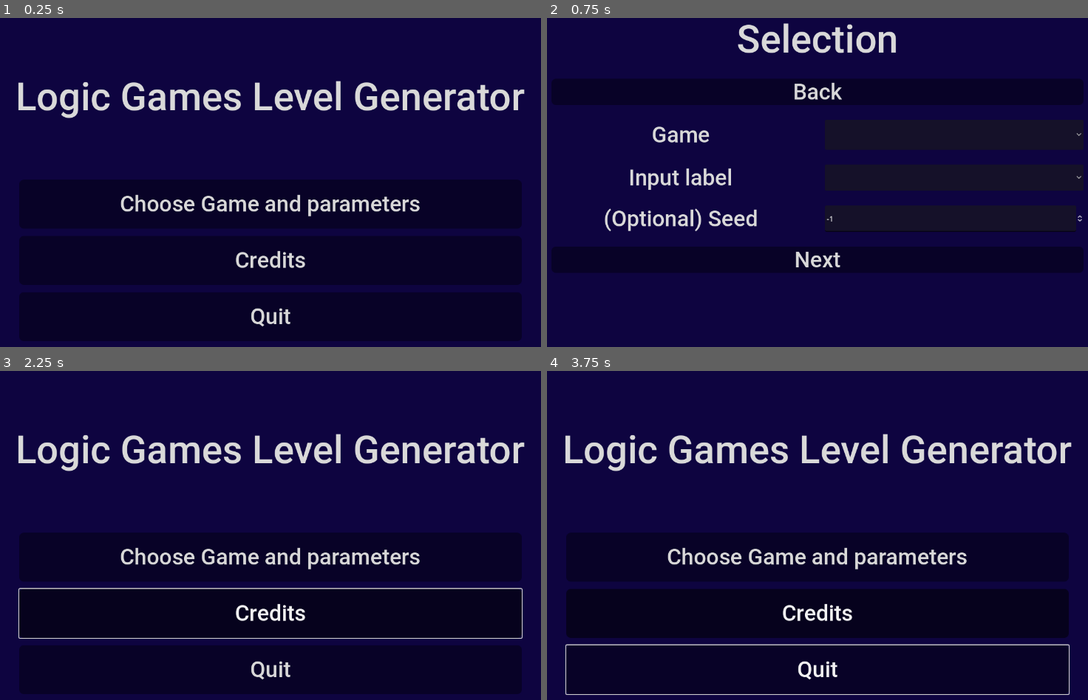
Above: before the commit, frames 1-4 (two rows, left to right).
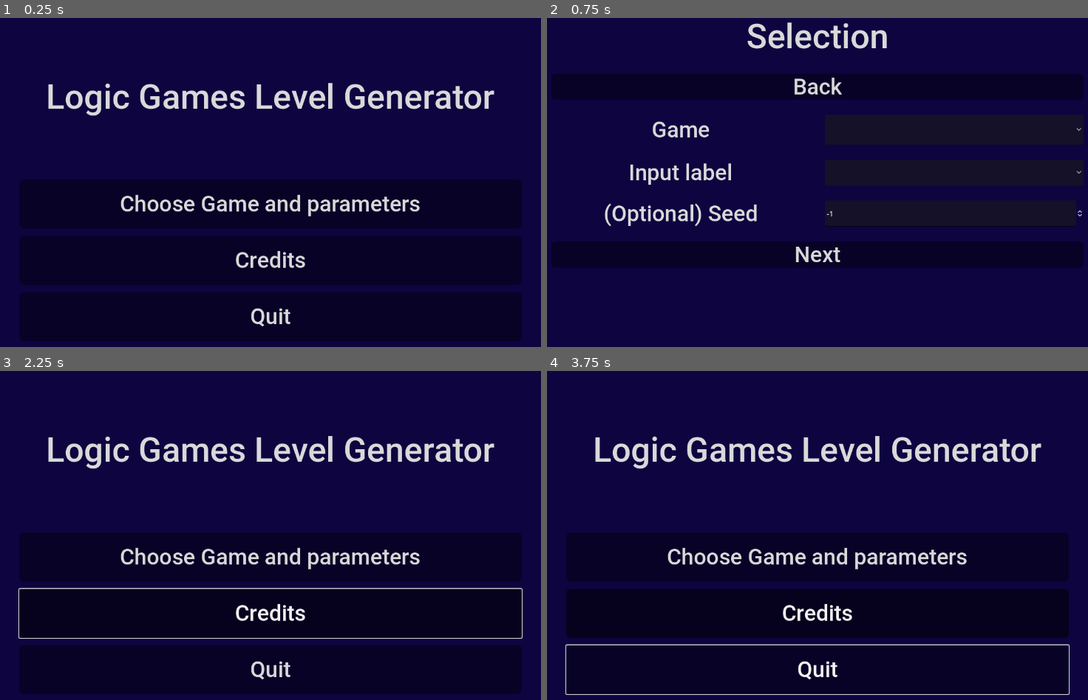
Above: after the commit, the same moments.

Repository: mwegrzyn2311/Procedural-Level-Generation
Game: Godot game, scene res://UI/Menu/main_menu.tscn
Two runs of this game, one before a commit and one after it. Both use one fixed random seed, a clock stepped at 60 frames per second and the inputs below.
Inputs:
- Up to frame 1 (0.25 s): no input
- Up to frame 2 (0.75 s): click "Choose Game and parameters" at 0.5 s
- Up to frame 3 (2.25 s): click "Back" at 1.25 s; click "Credits" at 2 s
- Up to frame 4 (3.75 s): hold Right (ui_right) 2.78-3.53 s; hold Down (ui_down) from 3.53 s (still down)

The runs differ from the first frame. In frame 1, 3.7% of the frame differs, in the area x 3-97%, y 19-31%; in frame 2, 9.6%, in the area x 0-100%, y 1-78%; in frame 3, 3.7%; in frame 4, 3.7%.

Commit message:
Refactor supaplex params ui a bit

Diff:
--- a/Common/NAVIGATION.gd
+++ b/Common/NAVIGATION.gd
@@ -7,12 +7,15 @@
 var GAME_TO_SCENE: Dictionary = {
 	CONSTANTS.SupportedGames.BOULDER_DASH : "res://Games/Supaplex/Board/board.tscn"
 }
-var GAME_TO_PARAM_SELECTION: Dictionary = {
-	CONSTANTS.SupportedGames.BOULDER_DASH : "res://Games/Supaplex/UI/ParamSelection/supaplex_params_menu.tscn"
+var GAME_TO_ALGO_TO_PARAM_SELECTION: Dictionary = {
+	CONSTANTS.SupportedGames.BOULDER_DASH : {
+		CONSTANTS.SupportedAlgos.TEMPLATE_BASED: "res://UI/GameUI/Supaplex/supaplex_template_based_params_menu.tscn"
+	}
 }
 
-func getGameScene(game: CONSTANTS.SupportedGames):
+# TODO: Will require algo once there is more than one
+func getGameScene(game: CONSTANTS.SupportedGames) -> String:
 	return GAME_TO_SCENE.get(game)
 
-func getParamsSelectionMenu(game: CONSTANTS.SupportedGames):
-	return GAME_TO_PARAM_SELECTION.get(game)
+func getParamsSelectionMenu(game: CONSTANTS.SupportedGames, algo: CONSTANTS.SupportedAlgos) -> String:
+	return GAME_TO_ALGO_TO_PARAM_SELECTION.get(game).get(algo)
--- a/Games/Supaplex/UI/ParamSelection/supaplex_params_menu.tscn
+++ /dev/null
@@ -1,73 +0,0 @@
-[gd_scene load_steps=6 format=3 uid="uid://cluh1fstbfxsx"]
-
-[ext_resource type="PackedScene" uid="uid://dqcm14c5mumdg" path="res://UI/Menu/basic_menu.tscn" id="1_0hq47"]
-[ext_resource type="PackedScene" uid="uid://bjm1tvhsv2q8e" path="res://UI/Menu/controls/input_label.tscn" id="2_4vwx6"]
-[ext_resource type="Script" path="res://Games/Supaplex/UI/ParamSelection/supaplex_params_menu.gd" id="2_n23i0"]
-[ext_resource type="PackedScene" uid="uid://dkmr2v1p6mjdq" path="res://UI/Menu/controls/menu_button.tscn" id="4_d0ntp"]
-[ext_resource type="PackedScene" uid="uid://bhyhaf02ctar5" path="res://UI/Menu/controls/numeric_input.tscn" id="5_4b1fo"]
-
-[node name="SupaplexParamsMenu" instance=ExtResource("1_0hq47")]
-script = ExtResource("2_n23i0")
-
-[node name="Background" parent="." index="0"]
-layout_mode = 3
-
-[node name="Margin" parent="." index="1"]
-layout_mode = 3
-
-[node name="Contents" parent="Margin" index="0"]
-layout_mode = 3
-
-[node name="Title" parent="Margin/Contents" index="0"]
-layout_mode = 3
-text = "Input params for Boulder Dash"
-
-[node name="Interactive" parent="Margin/Contents" index="1"]
-layout_mode = 3
-
-[node name="VBoxContainer" parent="Margin/Contents/Interactive" index="0"]
-layout_mode = 3
-
-[node name="BackButton" parent="Margin/Contents/Interactive/VBoxContainer" index="0" instance=ExtResource("4_d0ntp")]
-offset_right = 1152.0
-offset_bottom = 57.0
-text = "Back"
-
-[node name="GridContainer" type="GridContainer" parent="Margin/Contents/Interactive/VBoxContainer" index="1"]
-offset_top = 89.0
-offset_right = 1152.0
-offset_bottom = 241.0
-theme_override_constants/h_separation = 32
-theme_override_constants/v_separation = 32
-columns = 2
-
-[node name="WidthLabel" parent="Margin/Contents/Interactive/VBoxContainer/GridContainer" index="0" instance=ExtResource("2_4vwx6")]
-offset_right = 560.0
-text = "Width"
-
-[node name="WidthInput" parent="Margin/Contents/Interactive/VBoxContainer/GridContainer" index="1" instance=ExtResource("5_4b1fo")]
-offset_top = 0.0
-offset_bottom = 60.0
-min_value = 3.0
-value = 3.0
-
-[node name="HeightLabel" parent="Margin/Contents/Interactive/VBoxContainer/GridContainer" index="2" instance=ExtResource("2_4vwx6")]
-offset_top = 92.0
-offset_right = 560.0
-offset_bottom = 152.0
-text = "Height"
-
-[node name="HeightInput" parent="Margin/Contents/Interactive/VBoxContainer/GridContainer" index="3" instance=ExtResource("5_4b1fo")]
-offset_top = 92.0
-offset_bottom = 152.0
-min_value = 3.0
-value = 3.0
-
-[node name="StartButton" parent="Margin/Contents/Interactive/VBoxContainer" index="2" instance=ExtResource("4_d0ntp")]
-offset_top = 273.0
-offset_right = 1152.0
-offset_bottom = 330.0
-text = "Start"
-
-[connection signal="pressed" from="Margin/Contents/Interactive/VBoxContainer/BackButton" to="." method="_on_back_button_pressed"]
-[connection signal="pressed" from="Margin/Contents/Interactive/VBoxContainer/StartButton" to="." method="_on_start_button_pressed"]
--- /dev/null
+++ b/UI/GameUI/Supaplex/supaplex_template_based_params_menu.tscn
@@ -0,0 +1,15 @@
+[gd_scene load_steps=2 format=3 uid="uid://cxibnmck17bxc"]
+
+[ext_resource type="PackedScene" uid="uid://brcwtlk1fn7b7" path="res://UI/GameUI/game_params_menu.tscn" id="1_lsla4"]
+
+[node name="SupaplexTemplateBasedParamsMenu" instance=ExtResource("1_lsla4")]
+
+[node name="Title" parent="Margin/Contents" index="0"]
+offset_bottom = 182.0
+text = "Input params for the Supaplex (Template Based)"
+
+[node name="Interactive" parent="Margin/Contents" index="1"]
+offset_top = 186.0
+
+[node name="VBoxContainer" parent="Margin/Contents/Interactive" index="0"]
+offset_bottom = 486.0
--- /dev/null
+++ b/UI/GameUI/game_params_menu.tscn
@@ -0,0 +1,76 @@
+[gd_scene load_steps=6 format=3 uid="uid://brcwtlk1fn7b7"]
+
+[ext_resource type="PackedScene" uid="uid://dqcm14c5mumdg" path="res://UI/Menu/basic_menu.tscn" id="1_jocvc"]
+[ext_resource type="Script" path="res://UI/GameUI/game_params_menu.gd" id="2_24khn"]
+[ext_resource type="PackedScene" uid="uid://dkmr2v1p6mjdq" path="res://UI/Menu/controls/menu_button.tscn" id="3_0l2da"]
+[ext_resource type="PackedScene" uid="uid://bjm1tvhsv2q8e" path="res://UI/Menu/controls/input_label.tscn" id="4_bevsa"]
+[ext_resource type="PackedScene" uid="uid://bhyhaf02ctar5" path="res://UI/Menu/controls/numeric_input.tscn" id="5_i00vy"]
+
+[node name="GameParamsMenu" instance=ExtResource("1_jocvc")]
+script = ExtResource("2_24khn")
+
+[node name="Background" parent="." index="0"]
+layout_mode = 3
+
+[node name="Margin" parent="." index="1"]
+layout_mode = 3
+
+[node name="Contents" parent="Margin" index="0"]
+layout_mode = 3
+
+[node name="Title" parent="Margin/Contents" index="0"]
+layout_mode = 3
+offset_bottom = 91.0
+text = "Input params for the Game"
+
+[node name="Interactive" parent="Margin/Contents" index="1"]
+layout_mode = 3
+offset_top = 95.0
+
+[node name="VBoxContainer" parent="Margin/Contents/Interactive" index="0"]
+layout_mode = 3
+offset_bottom = 577.0
+
+[node name="BackButton" parent="Margin/Contents/Interactive/VBoxContainer" index="0" instance=ExtResource("3_0l2da")]
+offset_right = 1152.0
+offset_bottom = 57.0
+text = "Back"
+
+[node name="GridContainer" type="GridContainer" parent="Margin/Contents/Interactive/VBoxContainer" index="1"]
+offset_top = 89.0
+offset_right = 1152.0
+offset_bottom = 241.0
+theme_override_constants/h_separation = 32
+theme_override_constants/v_separation = 32
+columns = 2
+
+[node name="WidthLabel" parent="Margin/Contents/Interactive/VBoxContainer/GridContainer" index="0" instance=ExtResource("4_bevsa")]
+offset_right = 560.0
+text = "Width"
+
+[node name="WidthInput" parent="Margin/Contents/Interactive/VBoxContainer/GridContainer" index="1" instance=ExtResource("5_i00vy")]
+offset_top = 0.0
+offset_bottom = 60.0
+min_value = 3.0
+value = 3.0
+
+[node name="HeightLabel" parent="Margin/Contents/Interactive/VBoxContainer/GridContainer" index="2" instance=ExtResource("4_bevsa")]
+offset_top = 92.0
+offset_right = 560.0
+offset_bottom = 152.0
+text = "Height"
+
+[node name="HeightInput" parent="Margin/Contents/Interactive/VBoxContainer/GridContainer" index="3" instance=ExtResource("5_i00vy")]
+offset_top = 92.0
+offset_bottom = 152.0
+min_value = 3.0
+value = 3.0
+
+[node name="StartButton" parent="Margin/Contents/Interactive/VBoxContainer" index="2" instance=ExtResource("3_0l2da")]
+offset_top = 273.0
+offset_right = 1152.0
+offset_bottom = 330.0
+text = "Start"
+
+[connection signal="pressed" from="Margin/Contents/Interactive/VBoxContainer/BackButton" to="." method="_on_back_button_pressed"]
+[connection signal="pressed" from="Margin/Contents/Interactive/VBoxContainer/StartButton" to="." method="_on_start_button_pressed"]
--- a/UI/Menu/controls/menu_title.tscn
+++ b/UI/Menu/controls/menu_title.tscn
@@ -8,7 +8,8 @@
 size_flags_vertical = 1
 theme_override_colors/font_color = Color(0.85098, 0.85098, 0.85098, 1)
 theme_override_fonts/font = ExtResource("1_3r6sl")
-theme_override_font_sizes/font_size = 84
+theme_override_font_sizes/font_size = 74
 text = "Logic Games Level Generator"
 horizontal_alignment = 1
 vertical_alignment = 1
+autowrap_mode = 2
--- a/UI/Menu/game_selection_menu.gd
+++ b/UI/Menu/game_selection_menu.gd
@@ -20,7 +20,7 @@
 		MENU_INFO.selectedGame = game_select.selected
 		MENU_INFO.selectedAlgo = algo_select.selected
 		RNG_UTIL.set_seed(seed_input.get_int_value())
-		get_tree().change_scene_to_file(NAVIGATION.getParamsSelectionMenu(MENU_INFO.selectedGame))
+		get_tree().change_scene_to_file(NAVIGATION.getParamsSelectionMenu(MENU_INFO.selectedGame, MENU_INFO.selectedAlgo))
 
 func required_inputs_filled() -> bool:
 	return game_select.selected != -1 and algo_select.selected != -1
Renamed: Games/Supaplex/UI/ParamSelection/supaplex_params_menu.gd -> UI/GameUI/game_params_menu.gd
